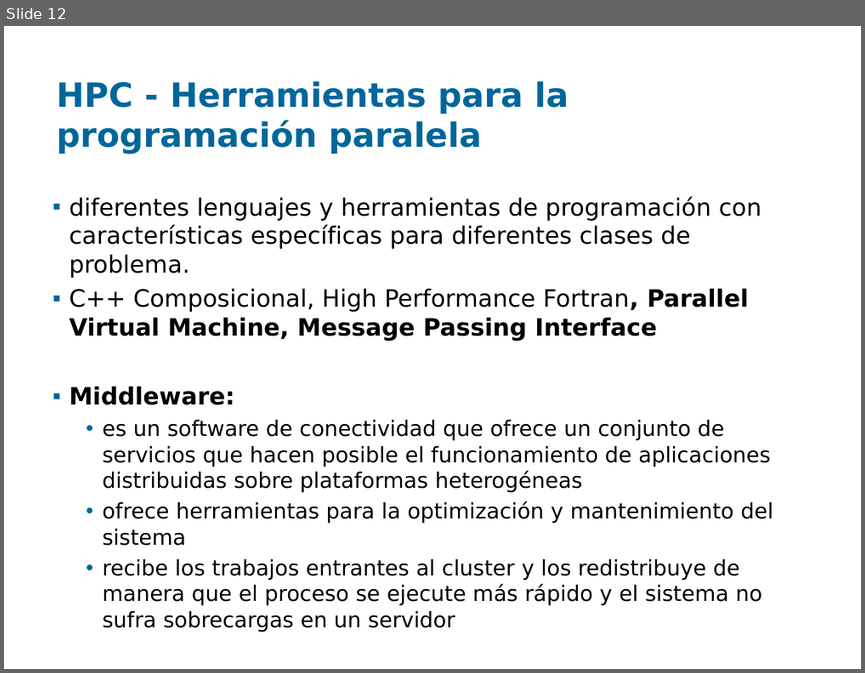
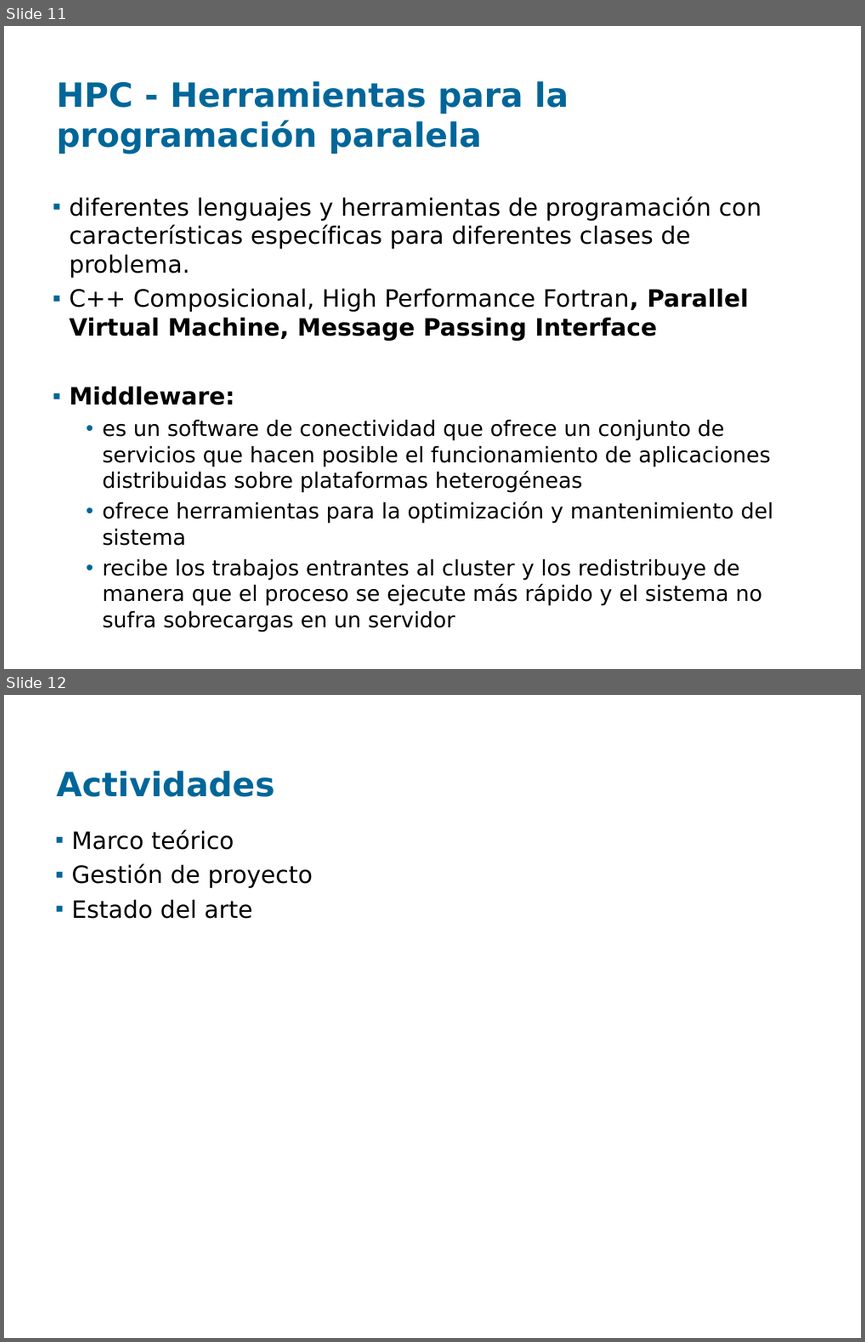
Before and after one commit to santiago-iturriaga/pgruso2007, a slide deck: Documentacion/Presentación Fenton - Paulo.ppt. Shown one above the other, each under a label of ours: slide 12 before the commit, slides 11 and 12 after it. The pictures are 865x673 and 865x1342 pixels, drawn with LibreOffice and Linux fonts; fonts in the diff are those of the drawing; background and template pictures are left out. Boxes give left, top, right and bottom in pixels: in the first picture for what was removed or moved away, otherwise in the second. Text is boxed around its words. In the diff, an @@ line names an element or a change of style, - is before the commit and + after.

```diff
--- a/Documentacion/Presentación Fenton - Paulo.ppt
+++ b/Documentacion/Presentación Fenton - Paulo.ppt
@@ slide 12 added at box(4, 695, 861, 1338), background picture (left out) @@
@@ title added at box(57, 771, 275, 797), 28 pt, text #006699, bold @@
+Actividades
@@ text added at box(72, 829, 313, 919), 20 pt, text #000000 @@
+▪ Marco teórico
+▪ Gestión de proyecto
+▪ Estado del arte
@@ what was slide 12 is now slide 11 @@
```
Also in this commit, not shown: 1 other slide added, 1 slide removed, 2 other files.
